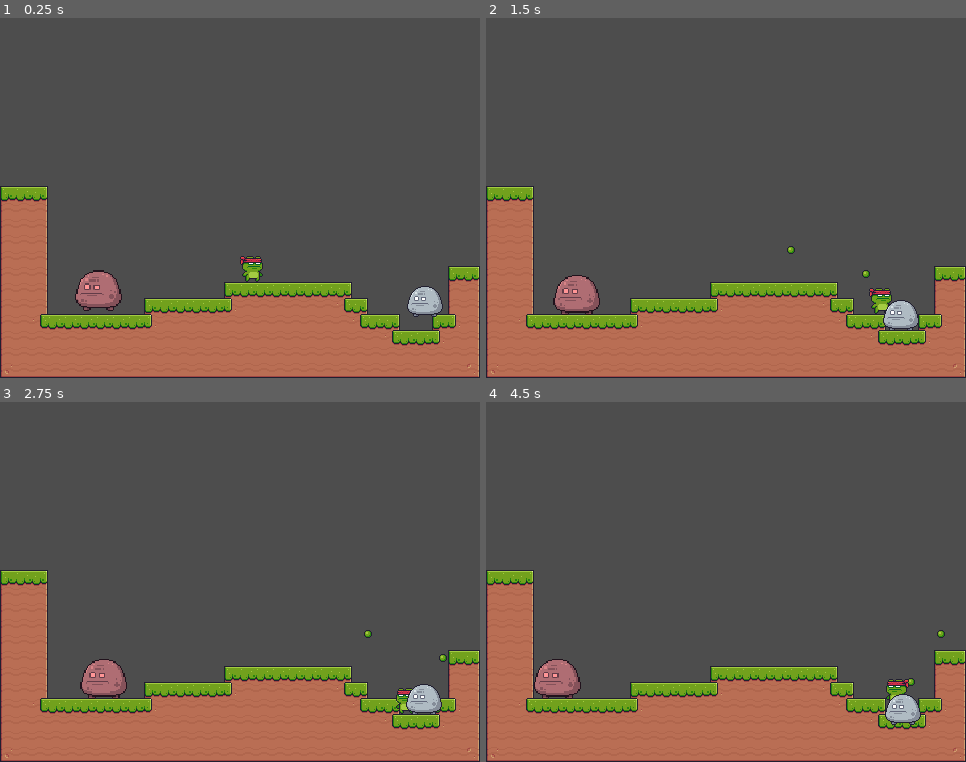
Above: before the commit, frames 1-4 (two rows, left to right).
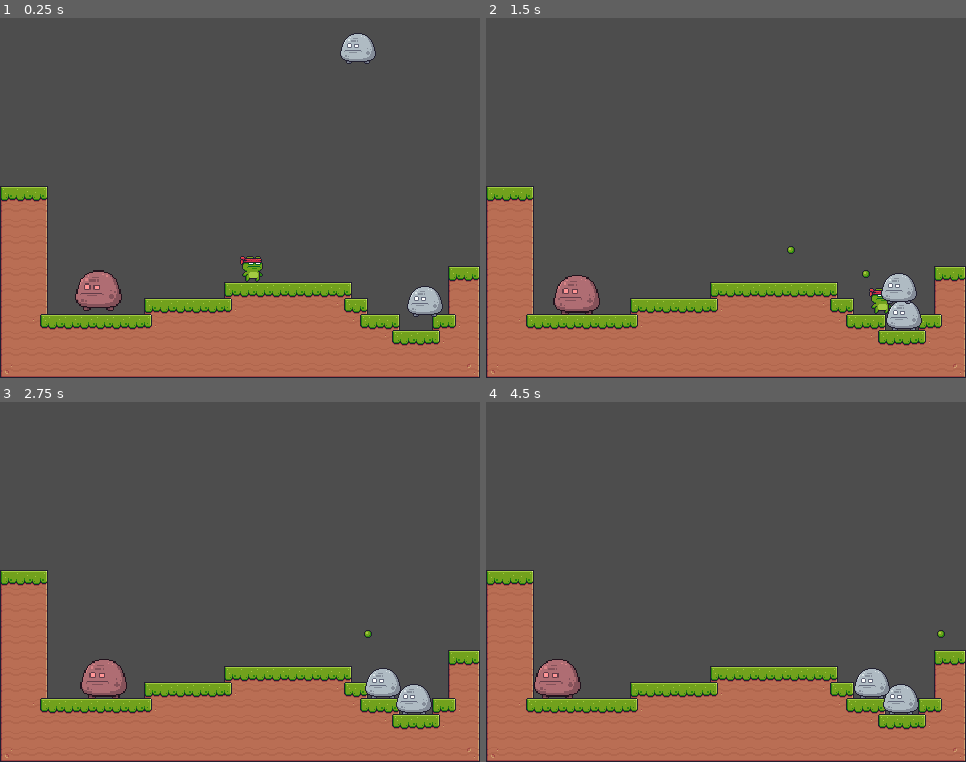
Above: after the commit, the same moments.

Repository: unimelb-game-makers/2025-s1-godot-workshop
Game: Godot game, scene res://Scenes/test_level.tscn
Two runs of this game, one before a commit and one after it. Both use one fixed random seed, a clock stepped at 60 frames per second and the inputs below.
Inputs:
- Up to frame 1 (0.25 s): no input
- Up to frame 2 (1.5 s): tap Enter (ui_accept) at 0.5, 0.77 s; hold Right (ui_right) from 0.53 s (still down); tap C (Shoot) at 0.6, 1.35 s
- Up to frame 3 (2.75 s): tap Enter (ui_accept) at 1.52 s; release Right (ui_right) at 2.03 s; hold Left (ui_left) from 2.03 s (still down); tap C (Shoot) at 2.1 s
- Up to frame 4 (4.5 s): release Left (ui_left) at 2.78 s; hold Right (ui_right) 2.78-4.28 s; tap C (Shoot) at 2.85, 3.6, 4.35 s; tap Enter (ui_accept) at 3.02, 3.77 s; hold Left (ui_left) from 4.28 s (still down)

The runs differ from the first frame. In frame 1, 0.5% of the frame differs, in the area x 70-79%, y 4-13%; in frame 2, 0.7%; in frame 3, 1.0%; in frame 4, 1.2%, in the area x 76-91%, y 73-90%.

Commit message:
Random spawn enemy script

Diff:
--- /dev/null
+++ b/Scenes/test_level.gd
@@ -0,0 +1,18 @@
+extends Node2D
+
+
+@onready var player := $Player
+var enemy : Resource = preload("res://Scenes/rock_enemy.tscn")
+
+func spawn_enemy() -> void:
+	var new_enemy = enemy.instantiate()
+	var new_position : Vector2
+	var viewport_size = get_viewport().size
+	new_position.x = randi_range(16, viewport_size.x - 16)
+	new_position.y = 0
+	new_enemy.position = new_position
+	add_child(new_enemy)
+
+
+func _ready() -> void:
+	spawn_enemy()
--- a/Scenes/test_level.tscn
+++ b/Scenes/test_level.tscn
@@ -1,10 +1,12 @@
-[gd_scene load_steps=4 format=3 uid="uid://dsayifqv0j8wk"]
+[gd_scene load_steps=5 format=3 uid="uid://dsayifqv0j8wk"]
 
 [ext_resource type="Texture2D" uid="uid://dy4hmogighlb3" path="res://Resources/Level/Test Level.png" id="1_02glg"]
+[ext_resource type="Script" path="res://Scenes/test_level.gd" id="1_po7eu"]
 [ext_resource type="PackedScene" uid="uid://cswqby3b5lqm7" path="res://Scenes/player.tscn" id="2_fyljc"]
 [ext_resource type="PackedScene" uid="uid://cpklxrdgvh2qm" path="res://Scenes/rock_enemy.tscn" id="3_4xe0l"]
 
 [node name="Test_Level" type="Node2D"]
+script = ExtResource("1_po7eu")
 
 [node name="World" type="StaticBody2D" parent="."]
 position = Vector2(240, 200)
